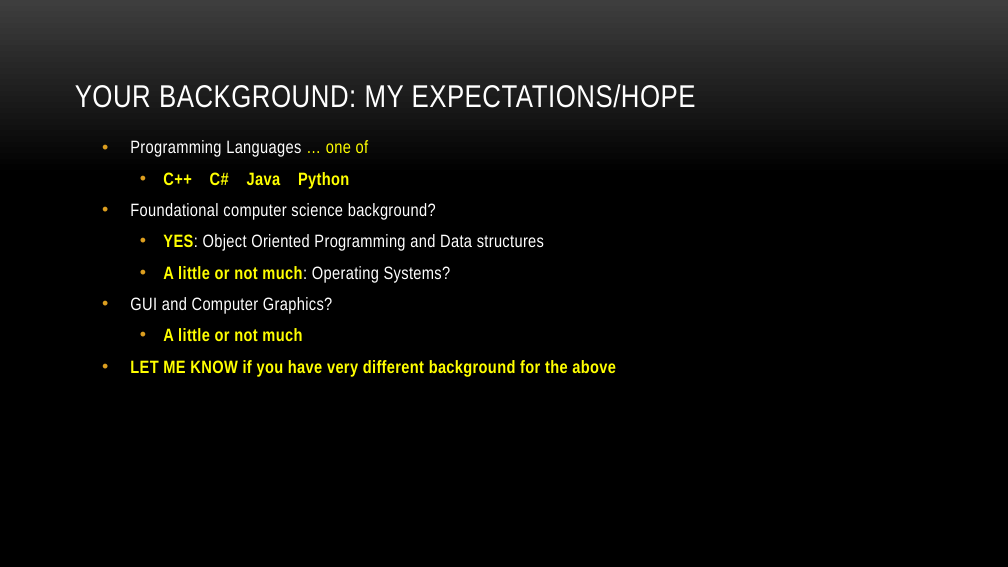
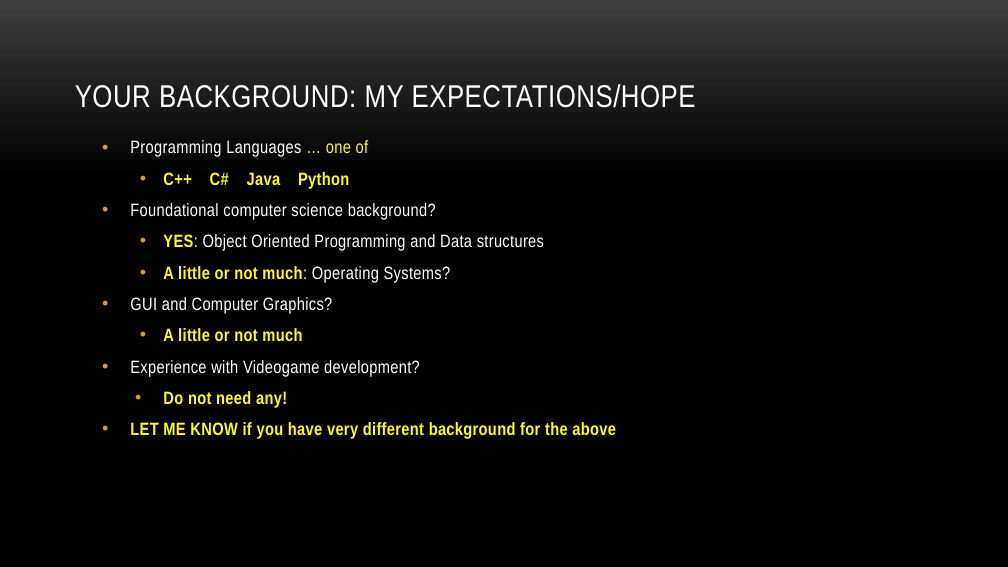
Before and after one commit to myuwbclasses/IntroGameDev-XJTU, a slide deck: slide 6 of PPT/Intro.pptx (slide 9 before the commit). Drawn at 1008x567 pixels with LibreOffice and Linux fonts; fonts in the diff are those of the drawing; background and template pictures are left out. Boxes give left, top, right and bottom in pixels: in the first picture for what was removed or moved away, otherwise in the second. Text is boxed around its words. In the diff, an @@ line names an element or a change of style, - is before the commit and + after.

```diff
--- a/PPT/Intro.pptx
+++ b/PPT/Intro.pptx
@@ text at [130,360,420,408]: paragraphs added @@
+  • Experience with Videogame development?
+    • Do not need any!
```
Also in this commit, not shown: 6 other slides changed, 1 slide added, 3 slides removed, 3 other files.
